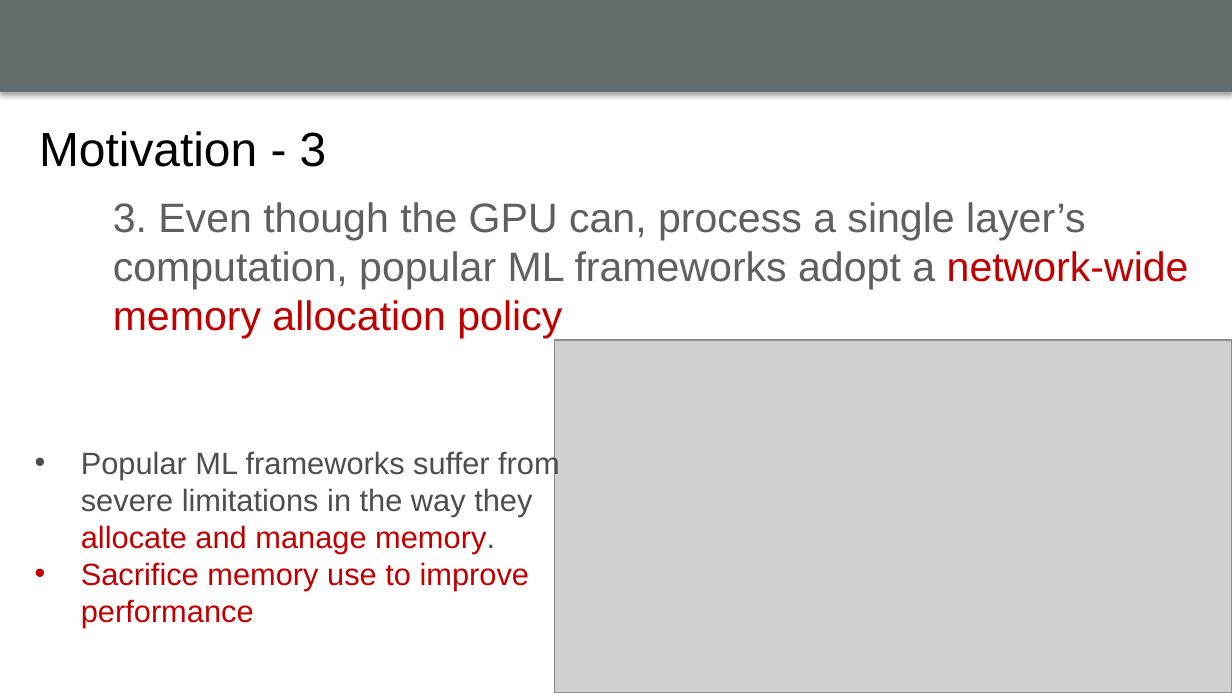
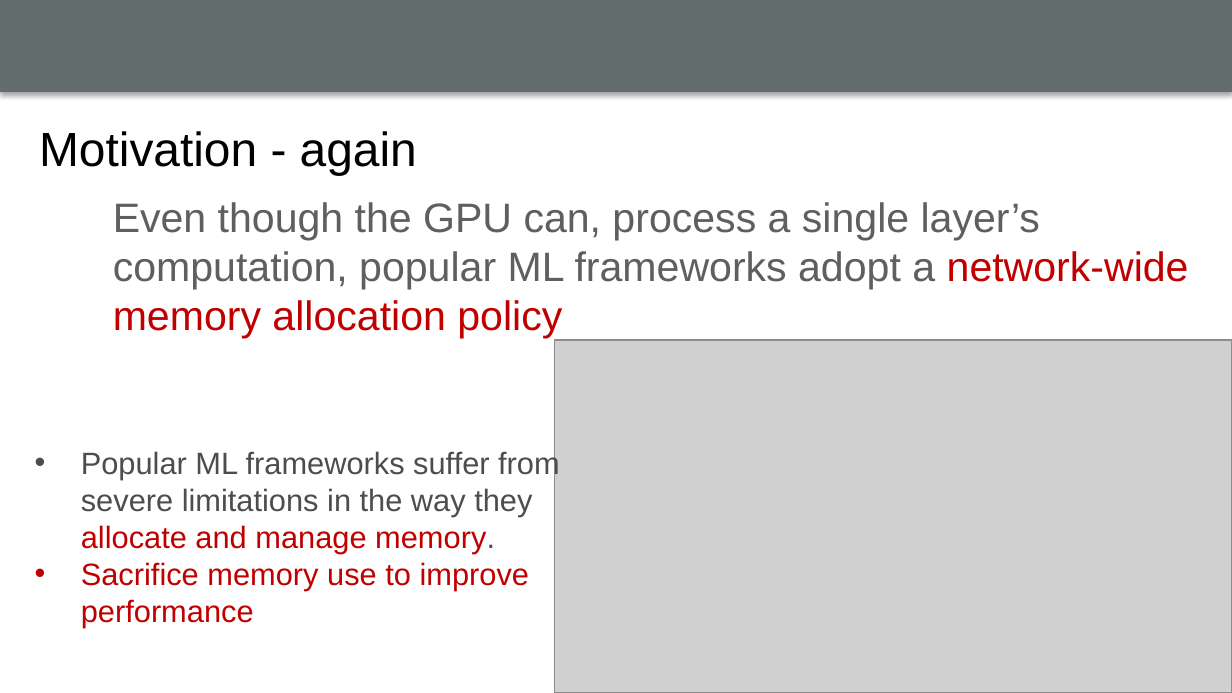
Before and after one commit to luyuliu/CSE-5194, a slide deck: slide 47 of presentation/presentation.pptx (slide 46 before the commit). Drawn at 1232x693 pixels with LibreOffice and Linux fonts; fonts in the diff are those of the drawing; grey boxes stand for pictures; background and template pictures are left out. Boxes give left, top, right and bottom in pixels: in the first picture for what was removed or moved away, otherwise in the second. Text is boxed around its words. In the diff, an @@ line names an element or a change of style, - is before the commit and + after.

```diff
--- a/presentation/presentation.pptx
+++ b/presentation/presentation.pptx
@@ title at [39,131,417,176]: text changed @@
-Motivation - 3
+Motivation - again
@@ text at [113,202,1189,338]: text changed @@
-3. Even though the GPU can, process a single layer’s computation, popular ML frameworks adopt a network-wide memory allocation policy
+Even though the GPU can, process a single layer’s computation, popular ML frameworks adopt a network-wide memory allocation policy
```
Also in this commit, not shown: 19 other slides changed, 2 slides added.
